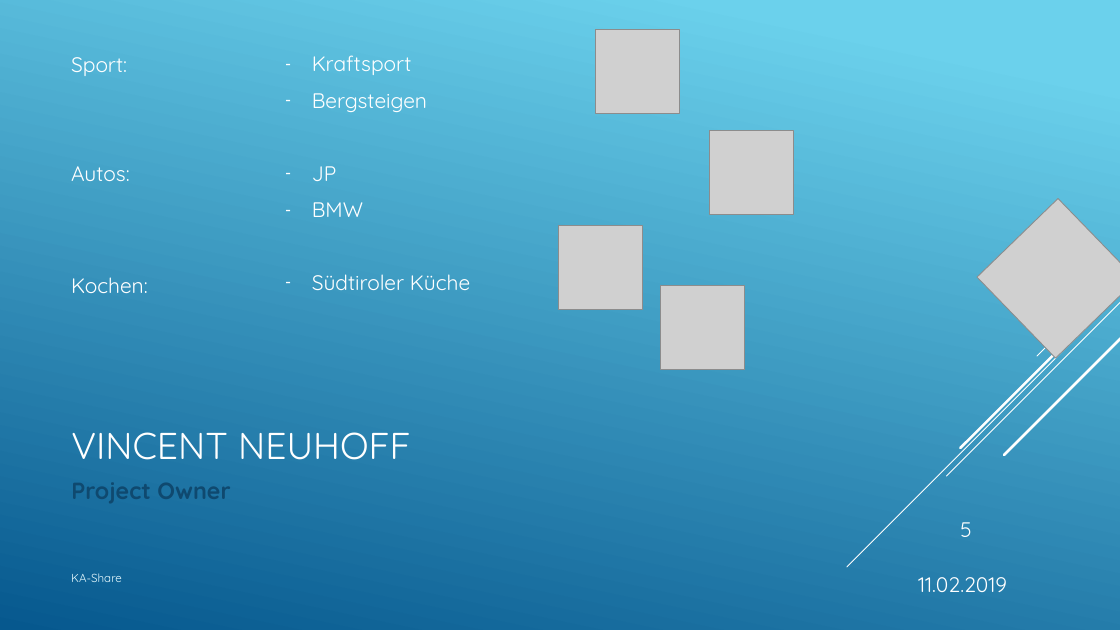
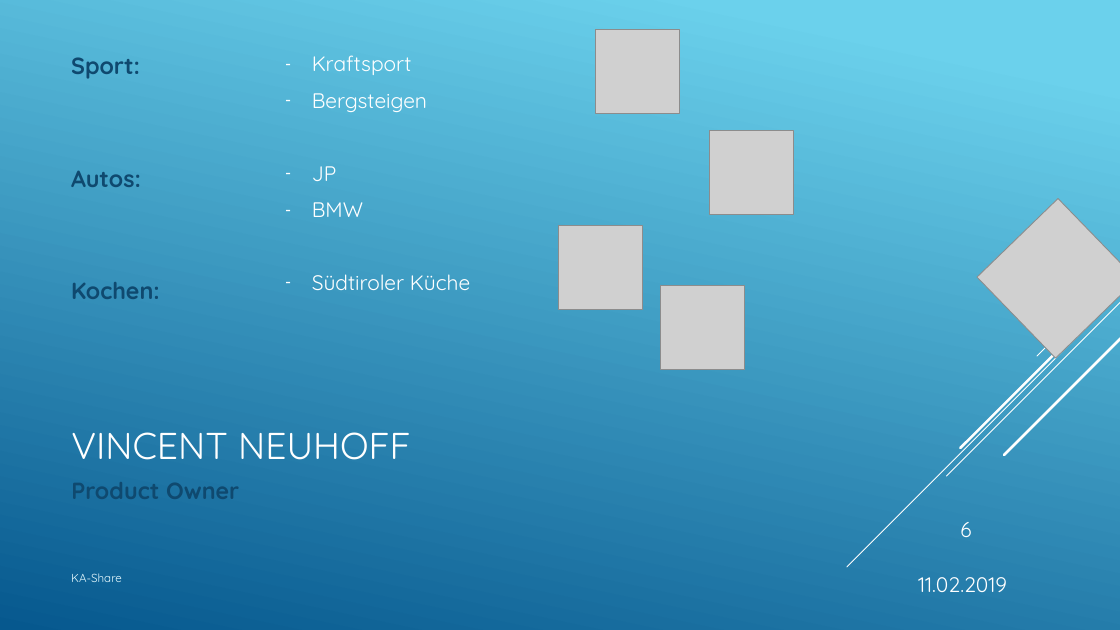
Before and after one commit to KanBen86/ProjektCarsharing, a slide deck: slide 6 of Präsentation/KA-Share.pptx (slide 5 before the commit). Drawn at 1120x630 pixels with LibreOffice and Linux fonts; fonts in the diff are those of the drawing; grey boxes stand for pictures. Boxes give left, top, right and bottom in pixels: in the first picture for what was removed or moved away, otherwise in the second. Text is boxed around its words. In the diff, an @@ line names an element or a change of style, - is before the commit and + after.

```diff
--- a/Präsentation/KA-Share.pptx
+++ b/Präsentation/KA-Share.pptx
@@ text "Sport:" at [71,57,160,299]: size 18 to 20 pt, text colour #FFFFFF to #0F496F, bold on @@
@@ text at [71,482,239,499]: text changed @@
-Project Owner
+Product Owner
@@ page number at [960,522,971,537]: text changed @@
-5
+6
```
Also in this commit, not shown: 5 other slides changed, 1 slide added.
